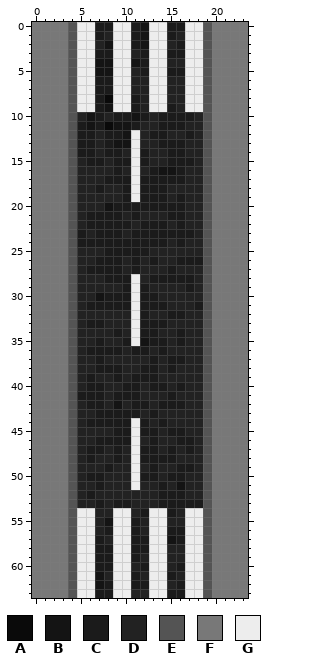
Pixel-art sprite, stored at resources/roads/street_v.png. Above is the file before it was changed.
The file is 72x192 pixels, drawn in blocks of 3x3; one block is one cell here. Colours within 5 levels of each other are drawn and written as one.
Palette (. is transparent): A #0a0a0a  B #141414  C #1b1b1b  D #222222  E #545454  F #787878  G #ededed
Pixels before, first column x 0:
 0 FFFFEGGCCGGCBGGCCGGEFFFF
 1 FFFFEGGCDGGCBGGCDGGEFFFF
 2 FFFFEGGDBGGCBGGDCGGEFFFF
 3 FFFFEGGCCGGDCGGCCGGEFFFF
 4 FFFFEGGBBGGBCGGDDGGEFFFF
 5 FFFFEGGBBGGDCGGCCGGEFFFF
 6 FFFFEGGCCGGDDGGDDGGEFFFF
 7 FFFFEGGCCGGDDGGDDGGEFFFF
 8 FFFFEGGCAGGCDGGDDGGEFFFF
 9 FFFFEGGCBGGCDGGCDGGEFFFF
10 FFFFEDBCDCCBCDCCCCDEFFFF
11 FFFFECBCABBCDDCCCDDEFFFF
12 FFFFECCDCCBGDCCDDCDEFFFF
13 FFFFECCDCBBGDDCCCDDEFFFF
14 FFFFECCDCCDGCDDCCDDEFFFF
15 FFFFEDCCDCCGCDDCCCDEFFFF
16 FFFFEDDDDCDGDCBBCDDEFFFF
17 FFFFEDDDCCCGCCCCCDDEFFFF
18 FFFFEDDCDDCGCCCDDDDEFFFF
19 FFFFEDDDDDCGCCCDCDDEFFFF
20 FFFFEDDDBCCCCCCCCDDEFFFF
21 FFFFEDCCCCDCDDDCCDDEFFFF
22 FFFFEDCCCCCDCCCDCDDEFFFF
23 FFFFECDCCCDCCCCCCCDEFFFF
24 FFFFECCCCCCCCCCDCDDEFFFF
25 FFFFEDDDCCCCCDDDDDDEFFFF
26 FFFFEDDCCCDCDCDDCCCEFFFF
27 FFFFEDCCCCDCDDDCDDDEFFFF
28 FFFFEDDDCCCGDCCCCCDEFFFF
29 FFFFEDDDDDCGCDDDDCDEFFFF
30 FFFFEDDBCCCGCCDDDDDEFFFF
31 FFFFEDCCCCCGCCCDDDCEFFFF
32 FFFFEDDDDDDGCDDCCDDEFFFF
33 FFFFEDCCDDDGCCCDDDDEFFFF
34 FFFFEDDDDCDGCCDDCDDEFFFF
35 FFFFEDDCDDCGBCCDCDDEFFFF
36 FFFFEDCCCCDCCDCDDDDEFFFF
37 FFFFEDDCDDDDDCDCCDDEFFFF
38 FFFFEDDCCCDDCCDCDDDEFFFF
39 FFFFEDCDDCDCCCDDDDDEFFFF
40 FFFFEDCCDDCCDCCDCDDEFFFF
41 FFFFECCCDCCCDDDCDDDEFFFF
42 FFFFEDCCDBDCCDCCCDDEFFFF
43 FFFFEDDCCCCCDCDDDDDEFFFF
44 FFFFEDCCCCCGCDCDDDDEFFFF
45 FFFFEDDDDCCGCCDCCDDEFFFF
46 FFFFEDDCCCCGDCDDCCDEFFFF
47 FFFFEDCCDCDGCCDCDCDEFFFF
48 FFFFEDCDDCDGCCCCDDDEFFFF
49 FFFFEDDDCDDGDCDDCCDEFFFF
50 FFFFEDCCDDDGCCDCCDDEFFFF
51 FFFFEDDCDDDGDDCDBDDEFFFF
52 FFFFEDCDDDDDDDCCCDDEFFFF
53 FFFFEDDCDCCDDDCCCCCEFFFF
54 FFFFEGGDDGGDCGGCDGGEFFFF
55 FFFFEGGDBGGCDGGDDGGEFFFF
56 FFFFEGGDCGGCDGGCCGGEFFFF
57 FFFFEGGCDGGCCGGBCGGEFFFF
58 FFFFEGGCCGGCCGGDDGGEFFFF
59 FFFFEGGCCGGCDGGDDGGEFFFF
60 FFFFEGGCCGGDCGGDCGGEFFFF
61 FFFFEGGBDGGCDGGCDGGEFFFF
62 FFFFEGGBCGGCCGGDCGGEFFFF
63 FFFFEGGCCGGDDGGCCGGEFFFF
Now the later version:
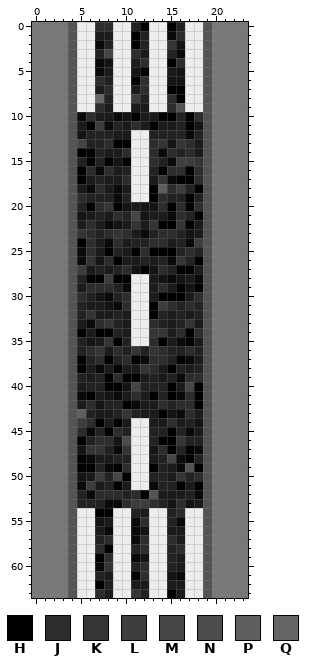
Colours new in this view: H #010101  J #2d2d2d  K #353535  L #3d3d3d  M #464646  N #4c4c4c  P #5e5e5e  Q #666666
Difference:
Changed rows in their new state; - is an unchanged pixel.
first column x 5:
 0 --JJ--DH--HD--
 1 ---C--HD--AJ--
 2 --AD--HD--KB--
 3 --DM--J---DA--
 4 --A---CJ--HJ--
 5 --AC--BH---B--
 6 --JD--HJ--BB--
 7 ---J--CJ--HH--
 8 --QD--L---JH--
 9 --JC---C--JE--
10 AJ-CABH-CHHDHJ
11 -HL-DCJCH--DHB
12 BD-D-C-GDD--A-
13 MD-JHH-GJKBKJC
14 HH---J-GJAJDJC
15 -HDHBH-GJ-ALLK
16 HJAJ---GDHJJHJ
17 HC---J-G-KAHHJ
18 CAJCA--GHPJL-H
19 J---AD-GHJ-DH-
20 -HJKHB-BBJHJHJ
21 B-D-J-MBCCAJ-H
22 CJ-AB-K-KHHKHC
23 KJDJKJ-ADJJDBC
24 HJ-AJ-DDJJCDAL
25 AJCHD-HJHHH-J-
26 AKBJHC----AKDH
27 L-D-DJBHBJDHHC
28 -HHLHH-G-BAB-A
29 CJJJ-A-GCJCHBH
30 J--ADJ-G-HHHCJ
31 ---BAJ-GHLJ-JD
32 -KCC-C-GH--DC-
33 CAJK-C-GJDC-KC
34 HCHHDC-GKKCJHJ
35 -B-KHD-GJHCAHC
36 -JK-J-KDKJ--J-
37 H-JH-JHAJJDHAC
38 HCA-HCCKJCH-C-
39 ---HJHH-DC-AJJ
40 CDDHHBM-DDH-MH
41 AH-BA-JCH-HAJH
42 CJB-DHA-CJDJJH
43 P---DKDC-HBAJC
44 LJH-H--GC-JC-B
45 JA-HJD-GD-HDAC
46 H-JJBN-GDHHKD-
47 BKK-AK-GBJH-HA
48 HACCD--G-DMAH-
49 HH-AHJ-GH-CAEH
50 B-L-MH-GD--K-J
51 AL--HC-GAD-HCH
52 -AJJJ-JHE----A
53 --DAAJLLJDBJB-
54 --HH------DJ--
55 --BC--AJ---A--
56 --CA--AB------
57 --DJ--AJ--J---
58 --JH--DJ---J--
59 --HJ--AB---C--
60 --AK---J------
61 --DC--HJ--BA--
62 --HD------C---
63 --J---K---H---
